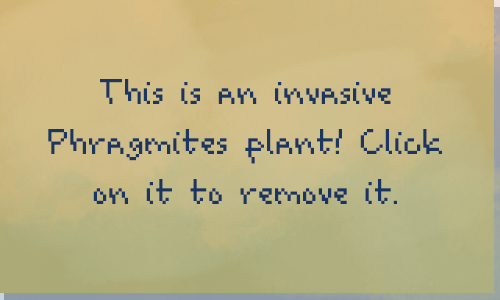
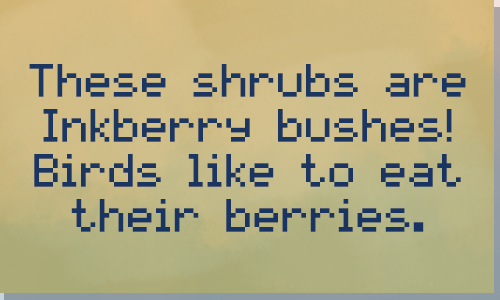
The second 500 × 300 image is a revision of the first. Changes to its layers:
renamed "This is an invasive Phragmites plant! Click on it to remove it." to "These shrubs are Inkberry bushes! Birds like to eat their berri", painted on it over [29, 64, 466, 232]
